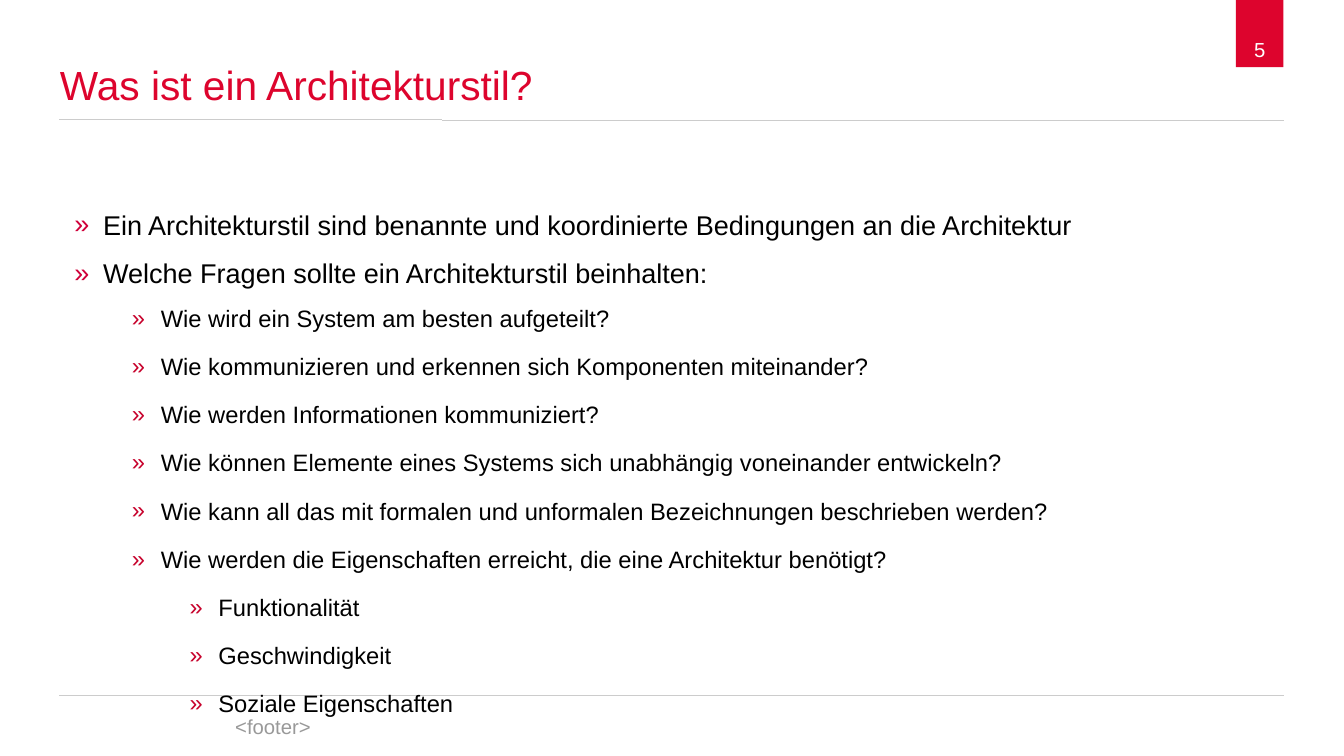
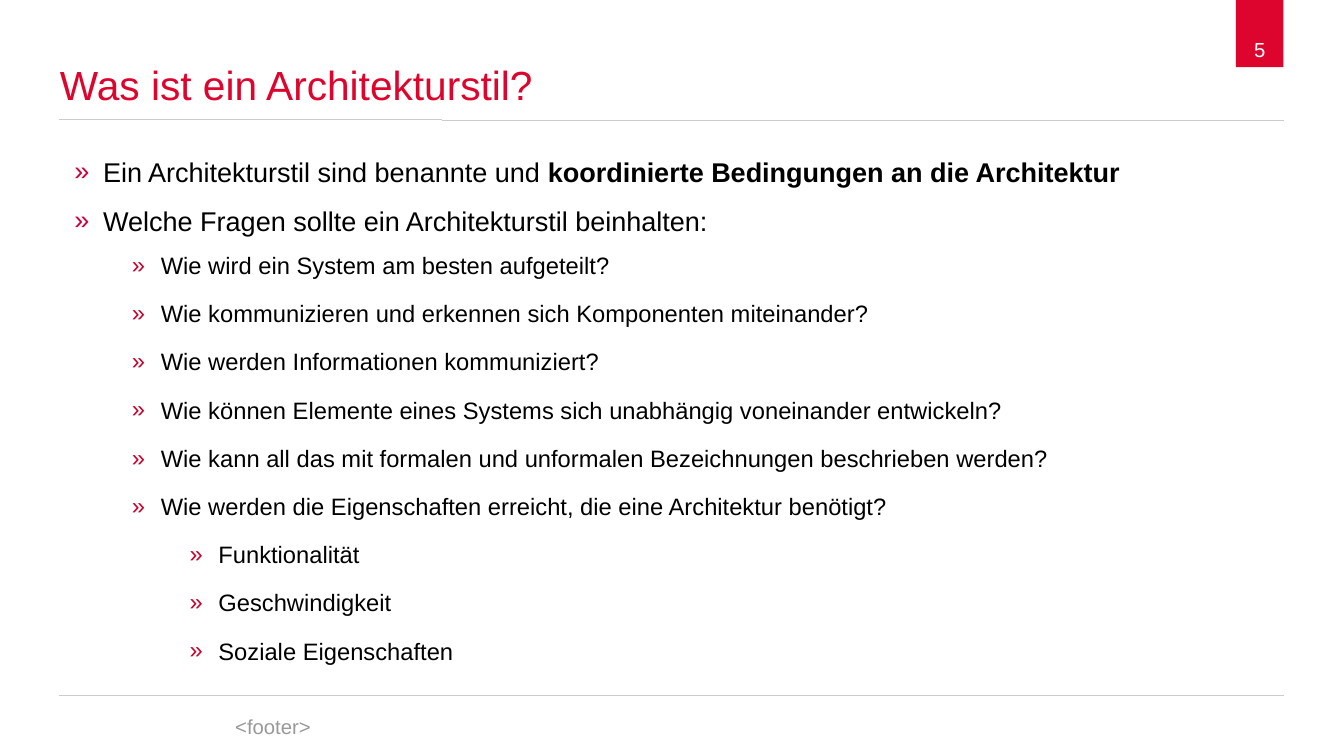
Before and after one commit to spaceone/presentations, a slide deck: slide 5 of representational-state-transfer/representational-state-transfer.odp. Drawn at 1344x756 pixels with LibreOffice and Linux fonts; fonts in the diff are those of the drawing; background and template pictures are left out. Boxes give left, top, right and bottom in pixels: in the first picture for what was removed or moved away, otherwise in the second. Text is boxed around its words. In the diff, an @@ line names an element or a change of style, - is before the commit and + after.

```diff
--- a/representational-state-transfer/representational-state-transfer.odp
+++ b/representational-state-transfer/representational-state-transfer.odp
@@ text "Ein Architekturstil sind benannte und ...": place and size @@
-text "Ein Architekturstil sind benannte und ..." at [103,215,1071,669]
+text "Ein Architekturstil sind benannte und ..." at [103,162,1120,616]
@@ text at [103,162,1120,187]: bold on in "koordinierte Bedingungen an die Architektur" @@
```
Also in this commit, not shown: 7 other slides changed, 1 slide added, 1 slide removed.
